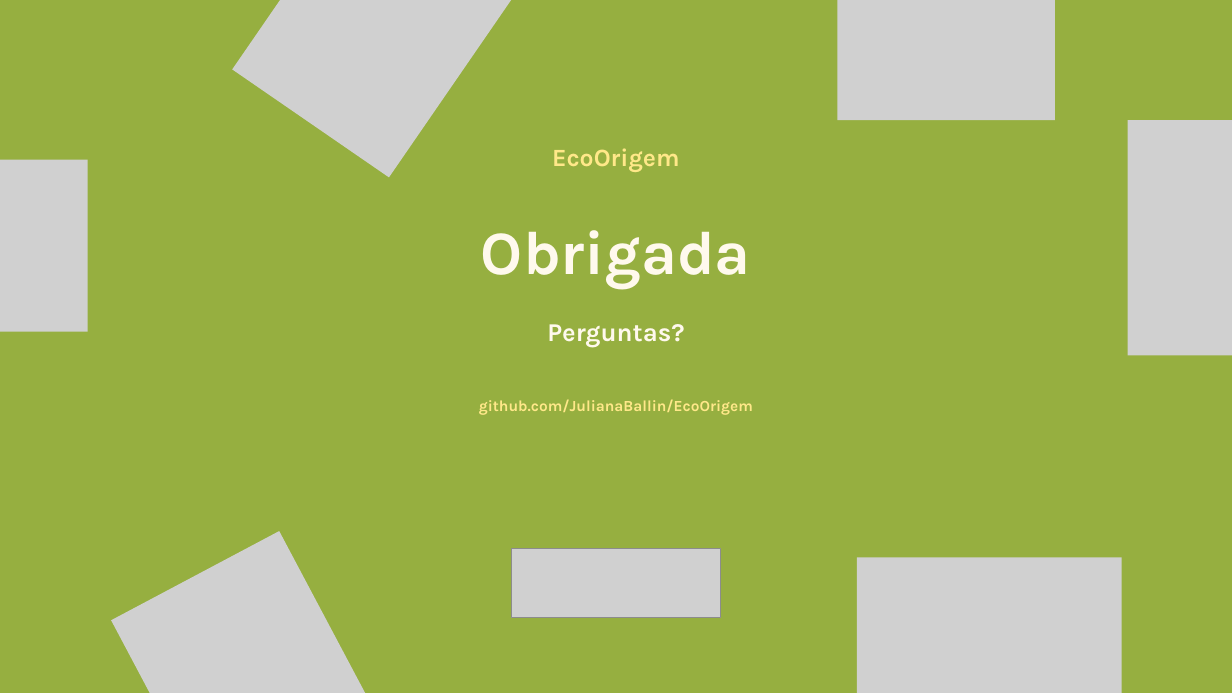
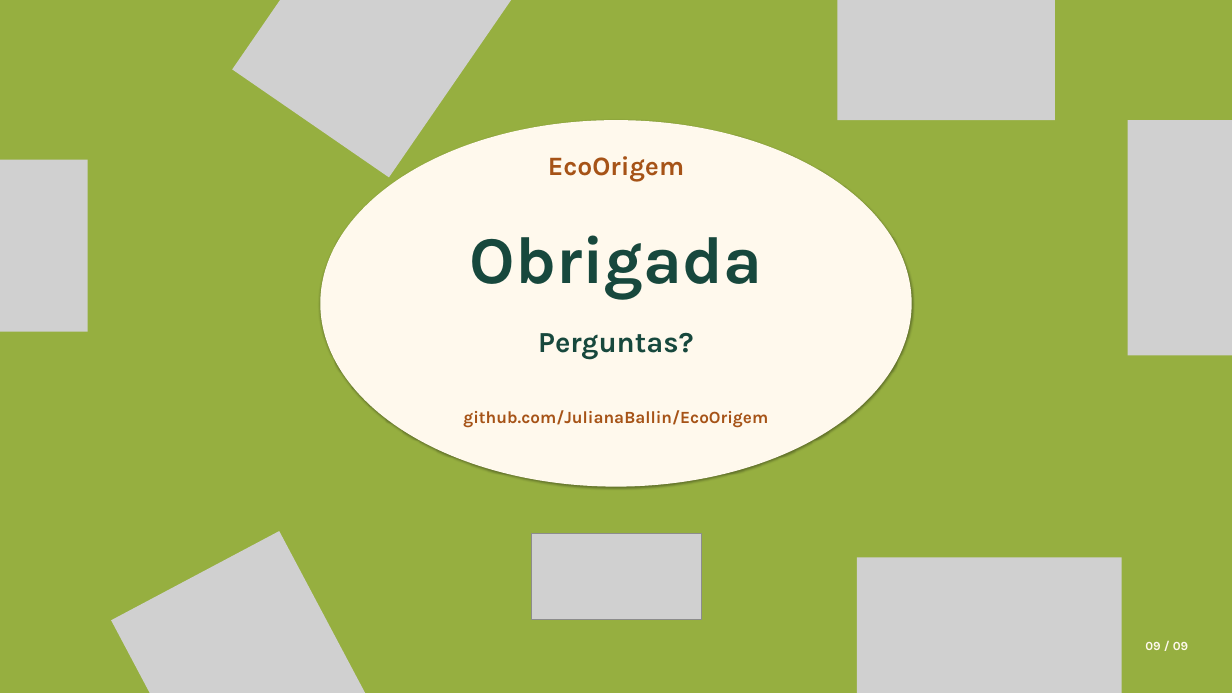
Before and after one commit to JulianaBallin/EcoOrigem, a slide deck: slide 9 of docs/slides/apresentacao-ecoorigem.pptx. Drawn at 1232x693 pixels with LibreOffice and Linux fonts; fonts in the diff are those of the drawing; grey boxes stand for pictures. Boxes give left, top, right and bottom in pixels: in the first picture for what was removed or moved away, otherwise in the second. Text is boxed around its words. In the diff, an @@ line names an element or a change of style, - is before the commit and + after.

```diff
--- a/docs/slides/apresentacao-ecoorigem.pptx
+++ b/docs/slides/apresentacao-ecoorigem.pptx
@@ text "EcoOrigem" at box(548, 156, 684, 182): size 29 to 31 pt, text colour #FFE889 to #A65317 @@
@@ ellipse added at box(320, 120, 912, 487), fill #FFF9ED @@
@@ text "Obrigada" at box(470, 235, 762, 300): size 72 to 78 pt, text colour #FFF9ED to #17483D @@
@@ text "Perguntas?": place and size @@
-text "Perguntas?" at box(547, 324, 684, 347)
+text "Perguntas?" at box(538, 332, 693, 360)
@@ text "Perguntas?" at box(538, 332, 693, 360): size 30 to 34 pt, text colour #FFF9ED to #17483D @@
@@ text "github.com/JulianaBallin/EcoOrigem": place and size @@
-text "github.com/JulianaBallin/EcoOrigem" at box(479, 399, 753, 415)
+text "github.com/JulianaBallin/EcoOrigem" at box(463, 410, 768, 428)
@@ text "github.com/JulianaBallin/EcoOrigem" at box(463, 410, 768, 428): size 18 to 20 pt, text colour #FFE889 to #A65317 @@
@@ picture: place and size @@
-picture at box(511, 548, 721, 618)
+picture at box(532, 533, 701, 619)
@@ text added at box(1145, 642, 1188, 650), 14.5 pt, text #FFF9ED, bold @@
+09 / 09
```
Also in this commit, not shown: 8 other slides changed, 1 other file.
